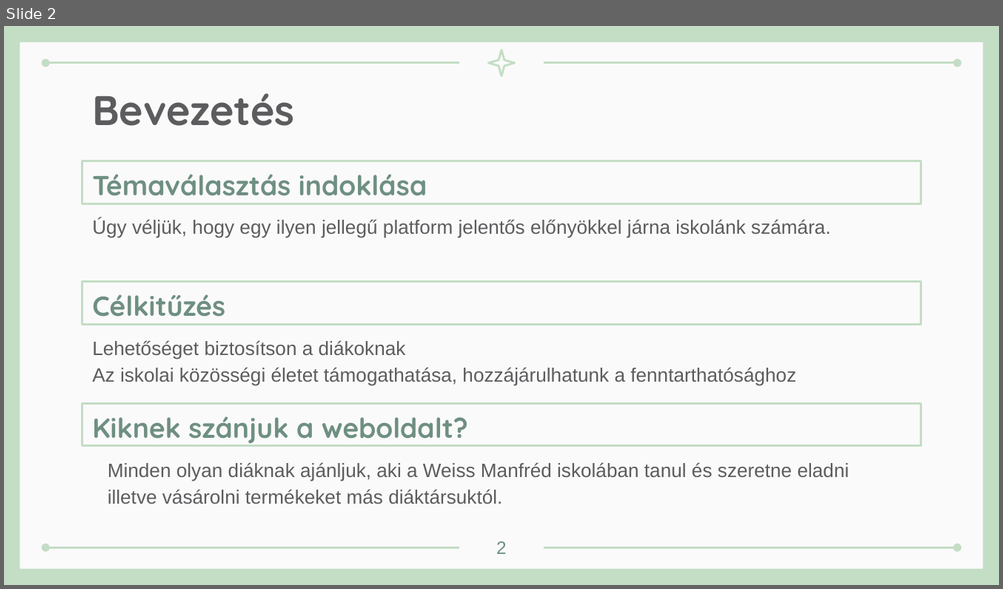
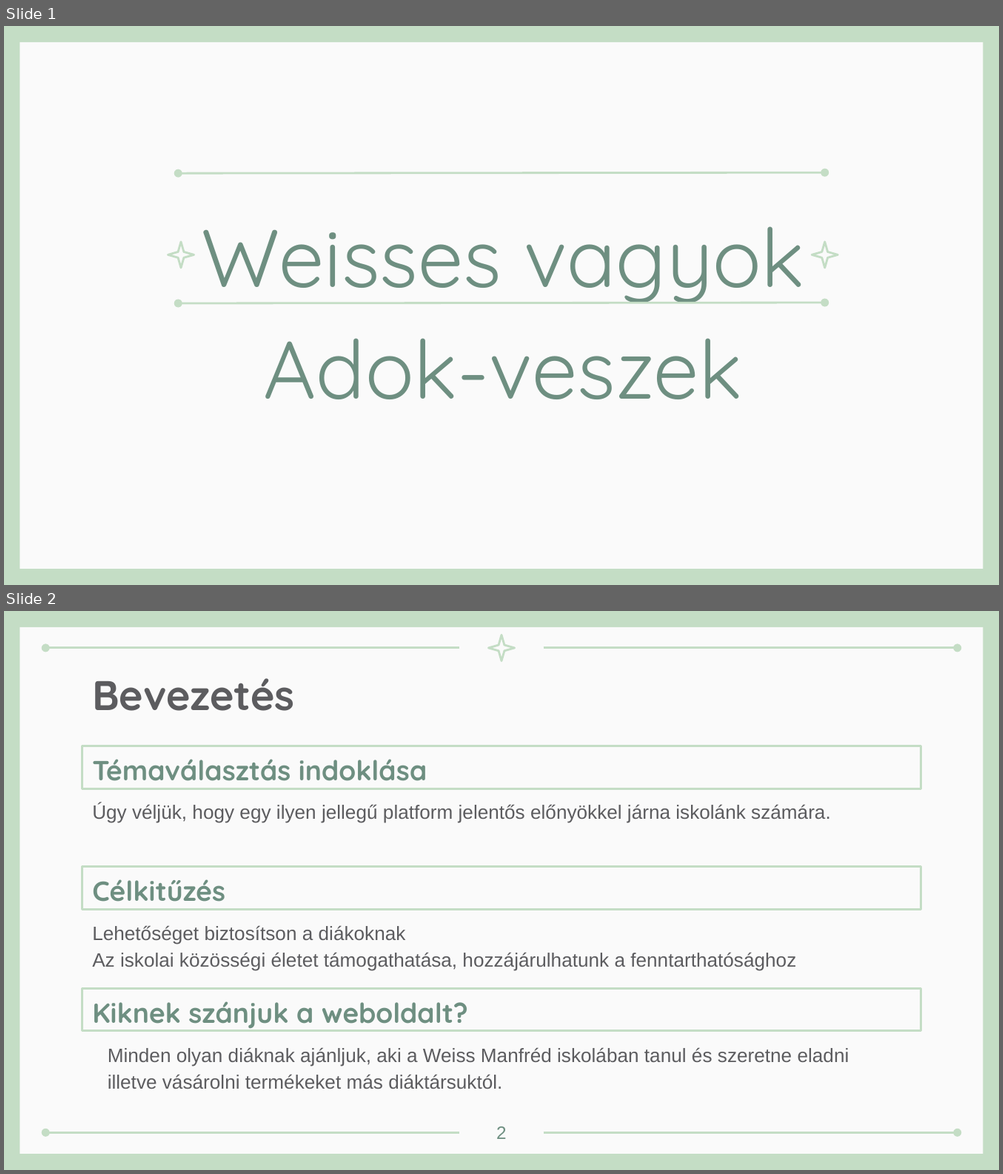
Before and after one commit to lVivienl/adokveszek, a slide deck: adokveszek.pptx. Shown one above the other, each under a label of ours: slide 2 before the commit, slides 1 and 2 after it. The pictures are 1003x589 and 1003x1174 pixels, drawn with LibreOffice and Linux fonts; fonts in the diff are those of the drawing. Boxes give left, top, right and bottom in pixels: in the first picture for what was removed or moved away, otherwise in the second. Text is boxed around its words. In the diff, an @@ line names an element or a change of style, - is before the commit and + after.

```diff
--- a/adokveszek.pptx
+++ b/adokveszek.pptx
@@ slide 1 added at (4, 26, 999, 585), background #C4DDC5; not listed: 1 template element that a slide beside it also shows @@
@@ double arrow added from (178, 173) to (825, 173), #C4DDC5 1.5 pt @@
@@ star added at (168, 242, 194, 268), outline #C4DDC5 1.5 pt @@
@@ title added at (202, 227, 805, 400), 59 pt, text #6E8F81 @@
+Weisses vagyok
+Adok-veszek
@@ star added at (811, 242, 837, 268), outline #C4DDC5 1.5 pt @@
@@ double arrow added from (178, 304) to (825, 303), #C4DDC5 1.5 pt @@
```
Also in this commit, not shown: 1 slide removed.
